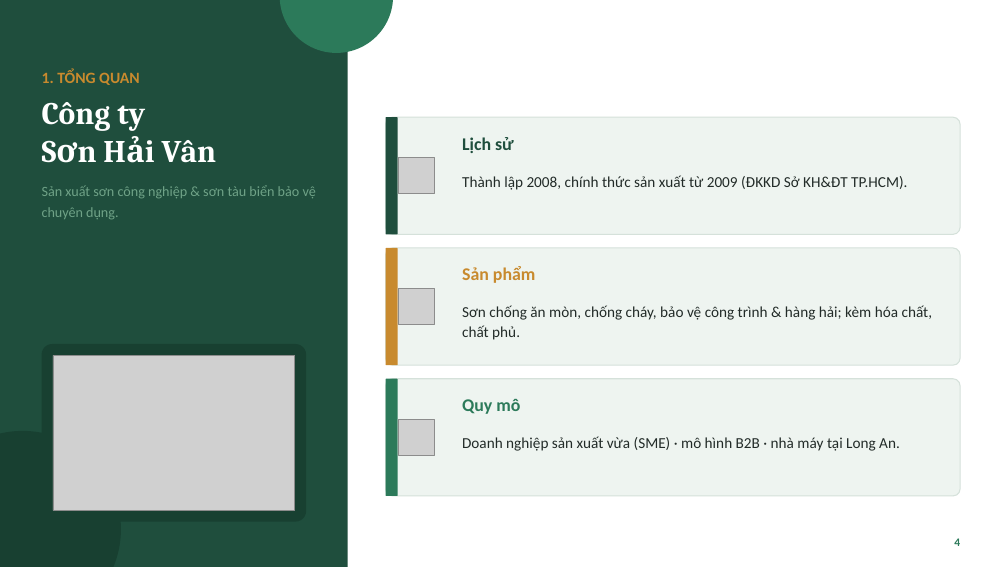
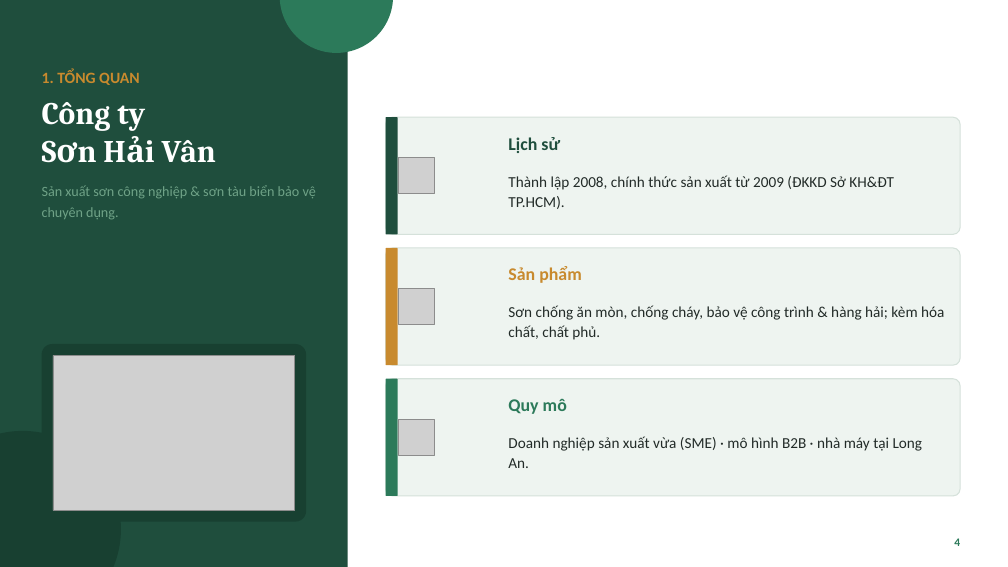
Before and after one commit to tranconcoder/pubic-resources, a slide deck: slide 4 of SuHeo/Báo cáo thực tập - Sơn Hải Vân.pptx. Drawn at 1008x567 pixels with LibreOffice and Linux fonts; fonts in the diff are those of the drawing; grey boxes stand for pictures. Boxes give left, top, right and bottom in pixels: in the first picture for what was removed or moved away, otherwise in the second. Text is boxed around its words. In the diff, an @@ line names an element or a change of style, - is before the commit and + after.

```diff
--- a/SuHeo/Báo cáo thực tập - Sơn Hải Vân.pptx
+++ b/SuHeo/Báo cáo thực tập - Sơn Hải Vân.pptx
@@ text "Lịch sử" moved from (x1=462, y1=137, x2=514, y2=153) to (x1=508, y1=137, x2=560, y2=153) @@
@@ text "Thành lập 2008, chính thức ..." rewrapped from (x1=462, y1=175, x2=907, y2=190) to (x1=508, y1=175, x2=894, y2=209) @@
@@ text "Sản phẩm" moved from (x1=462, y1=266, x2=536, y2=283) to (x1=508, y1=266, x2=582, y2=283) @@
@@ text "Sơn chống ăn mòn, chống ..." rewrapped from (x1=462, y1=305, x2=933, y2=340) to (x1=508, y1=305, x2=944, y2=340) @@
@@ text "Quy mô" moved from (x1=462, y1=399, x2=520, y2=414) to (x1=508, y1=399, x2=567, y2=414) @@
@@ text "Doanh nghiệp sản xuất vừa ..." rewrapped from (x1=462, y1=436, x2=900, y2=451) to (x1=508, y1=436, x2=923, y2=468) @@
```
Also in this commit, not shown: 6 other slides changed, 1 other file.
